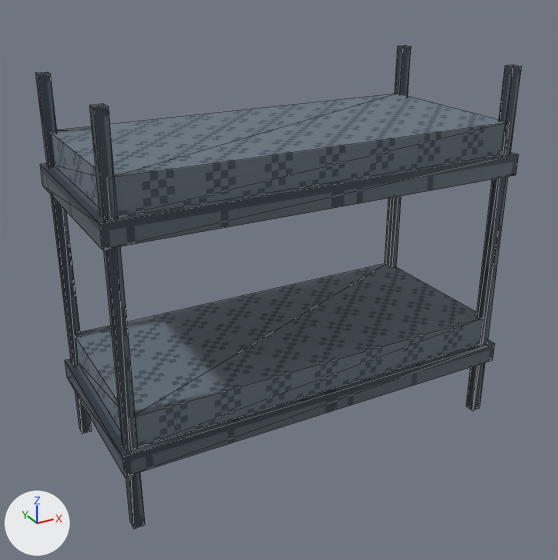
Two versions of the glTF model game/assets/models/bunk.glb, one commit apart.
Before and after are seen from a camera (50 mm lens) standing at (-1.69, -3.02, 2.32) and looking at (-0.05, -0.04, 0.82). Arrows for +X, +Y and +Z are at lower left; the lights stay in place. The first picture is the older version. Mesh edges are drawn as thin lines. Where no turn or scale is listed for an object, it has been applied to the vertices. Vertices at exactly the same position are counted once.

The first picture shows 'bunk mesh'.
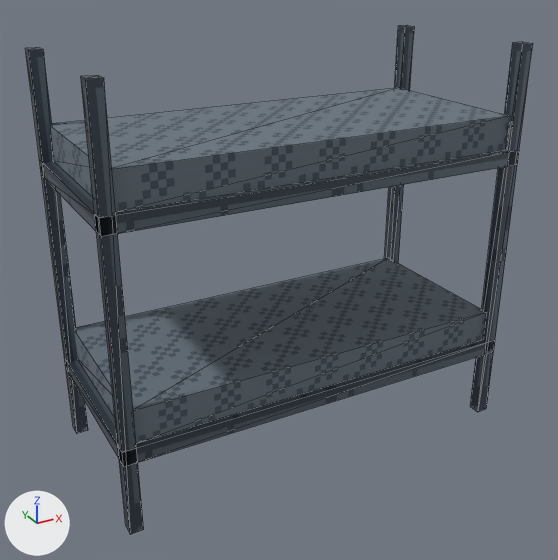
Scene script edits in JSON lines:
```json
{"block": "me_bunk", "where": "# used by ob_bunk_mesh; location = (0.0, 0.0, 0.0)"}
{"op": "remove", "block": "me_bunk", "code": "me_bunk.from_pydata(...)  # 64 vertices, 96 faces; spans x -1.0..1.0, y -0.45..0.45, z 0.0..1.8"}
{"op": "add", "block": "me_bunk", "code": "me_bunk.from_pydata(...)  # 64 vertices, 96 faces; spans x -1.0..1.0, y -0.45..0.45, z 0.0..1.9"}
{"block": "me_bunk", "change": "me_bunk part 1: the loose piece of 8 vertices spanning x -0.98..-0.93, y 0.38..0.43, z 0.0..1.8 is scaled about its middle by (1.2, 1.2, 1.06), then moved by (-0.02, 0.02, 0.05)"}
{"block": "me_bunk", "change": "me_bunk part 2: the loose piece of 8 vertices spanning x -0.98..-0.93, y -0.43..-0.38, z 0.0..1.8 is scaled about its middle by (1.2, 1.2, 1.06), then moved by (-0.02, -0.02, 0.05)"}
{"block": "me_bunk", "change": "me_bunk part 3: the loose piece of 8 vertices spanning x 0.93..0.98, y 0.38..0.43, z 0.0..1.8 is scaled about its middle by (1.2, 1.2, 1.06), then moved by (0.02, 0.02, 0.05)"}
{"block": "me_bunk", "change": "me_bunk part 4: the loose piece of 8 vertices spanning x 0.93..0.98, y -0.43..-0.38, z 0.0..1.8 is scaled about its middle by (1.2, 1.2, 1.06), then moved by (0.02, -0.02, 0.05)"}
{"block": "me_bunk", "change": "me_bunk part 5: the loose piece of 8 vertices spanning x -1.0..1.0, y -0.45..0.45, z 0.3..0.4 is scaled about its middle by (1, 1, 0.7), then moved by (0.0, 0.0, 0.03)"}
{"block": "me_bunk", "change": "me_bunk part 6: the loose piece of 8 vertices spanning x -1.0..1.0, y -0.45..0.45, z 1.3..1.4 is scaled about its middle by (1, 1, 0.7), then moved by (0.0, 0.0, 0.04)"}
{"block": "me_bunk", "change": "me_bunk part 7: the loose piece of 8 vertices spanning x -0.95..0.95, y -0.42..0.42, z 0.4..0.55 is moved by (0.0, 0.0, 0.02)"}
{"block": "me_bunk", "change": "me_bunk part 8: the loose piece of 8 vertices spanning x -0.95..0.95, y -0.42..0.42, z 1.4..1.55 is moved by (0.0, 0.0, 0.03)"}
```

Changed parts and their boxes (x1, y1, x2, y2) in the pictures (558 x 560 px; the box of a moved part takes in the faces that stretch with it):
```json
{"object": "bunk mesh", "change": "reshaped", "before": [36, 46, 521, 529], "after": [25, 25, 533, 534]}
{"part": 1, "of": "me_bunk", "change": "moved or reshaped", "before": [36, 72, 92, 434], "after": [25, 48, 88, 433]}
{"part": 2, "of": "me_bunk", "change": "moved or reshaped", "before": [90, 104, 145, 529], "after": [81, 75, 144, 534]}
{"part": 3, "of": "me_bunk", "change": "moved or reshaped", "before": [385, 46, 411, 266], "after": [384, 25, 414, 263]}
{"part": 4, "of": "me_bunk", "change": "moved or reshaped", "before": [466, 65, 521, 410], "after": [470, 42, 533, 412]}
{"part": 5, "of": "me_bunk", "change": "moved or reshaped", "before": [65, 340, 495, 477], "after": [65, 341, 494, 466]}
{"part": 6, "of": "me_bunk", "change": "moved or reshaped", "before": [40, 152, 518, 250], "after": [40, 150, 519, 237]}
{"part": 7, "of": "me_bunk", "change": "moved or reshaped", "before": [76, 264, 483, 447], "after": [74, 258, 485, 444]}
{"part": 8, "of": "me_bunk", "change": "moved or reshaped", "before": [52, 94, 506, 218], "after": [50, 88, 509, 213]}
```
